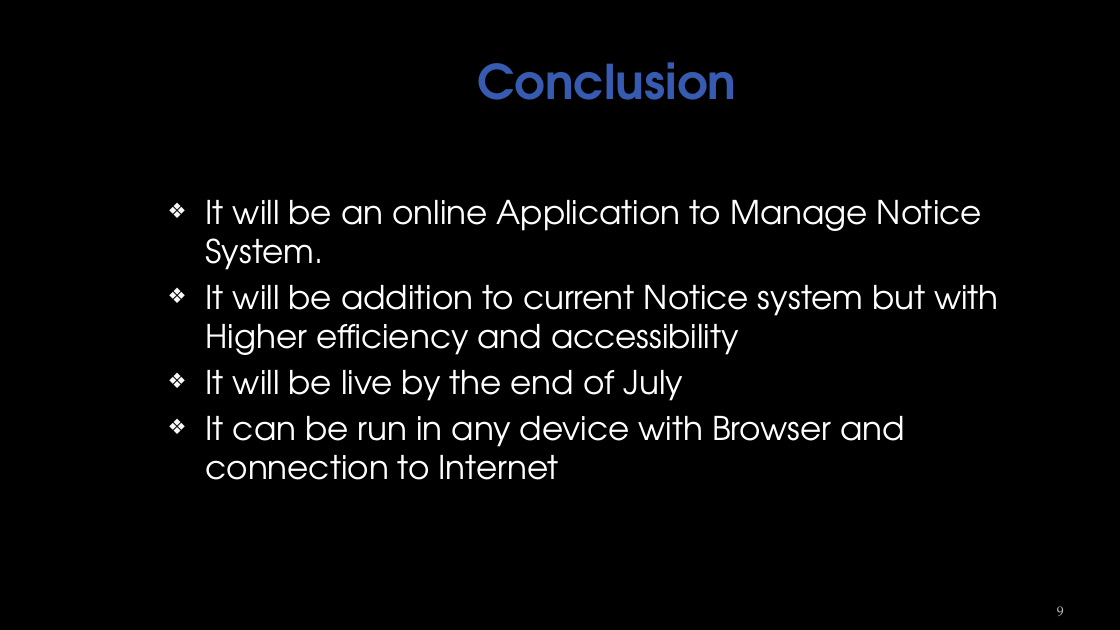
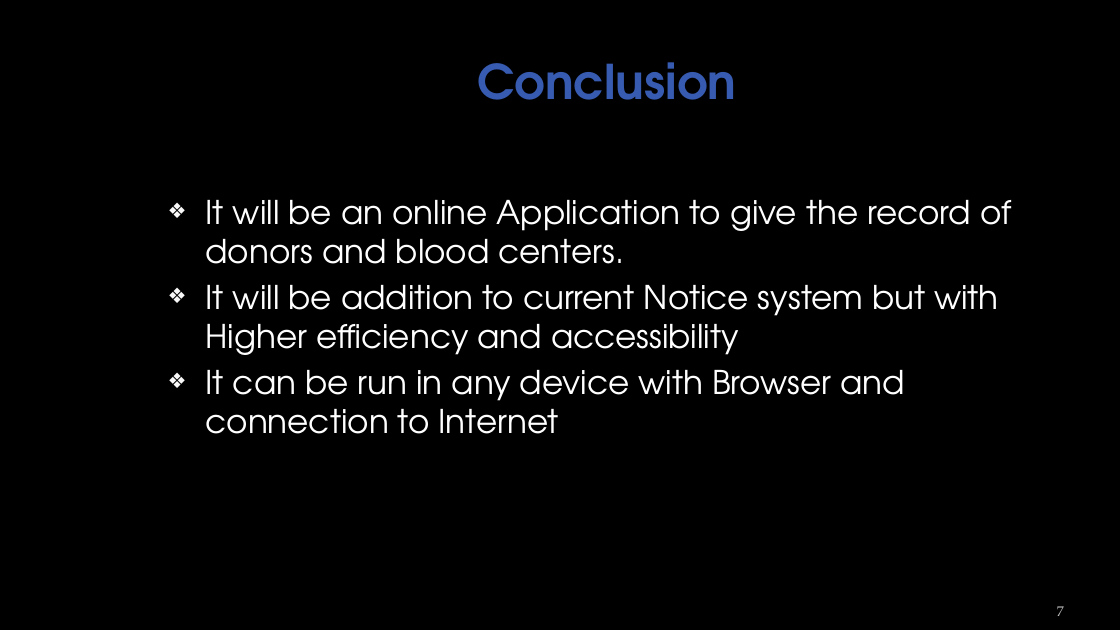
Before and after one commit to sumitbajracharya/blooddonation, a slide deck: slide 7 of Reference/ONBSPresentation.pptx (slide 9 before the commit). Drawn at 1120x630 pixels with LibreOffice and Linux fonts; fonts in the diff are those of the drawing; background and template pictures are left out. Boxes give left, top, right and bottom in pixels: in the first picture for what was removed or moved away, otherwise in the second. Text is boxed around its words. In the diff, an @@ line names an element or a change of style, - is before the commit and + after.

```diff
--- a/Reference/ONBSPresentation.pptx
+++ b/Reference/ONBSPresentation.pptx
@@ text at (x1=206, y1=200, x2=1012, y2=264): text changed @@
-❖ It will be an online Application to Manage Notice System.
+❖ It will be an online Application to give the record of donors and blood centers.
@@ text at (x1=206, y1=370, x2=684, y2=401): paragraph removed @@
-❖ It will be live by the end of July
@@ page number at (x1=1057, y1=606, x2=1064, y2=616): text changed @@
-9
+7
```
Also in this commit, not shown: 5 other slides changed, 2 slides added, 4 slides removed, 1 other file.
